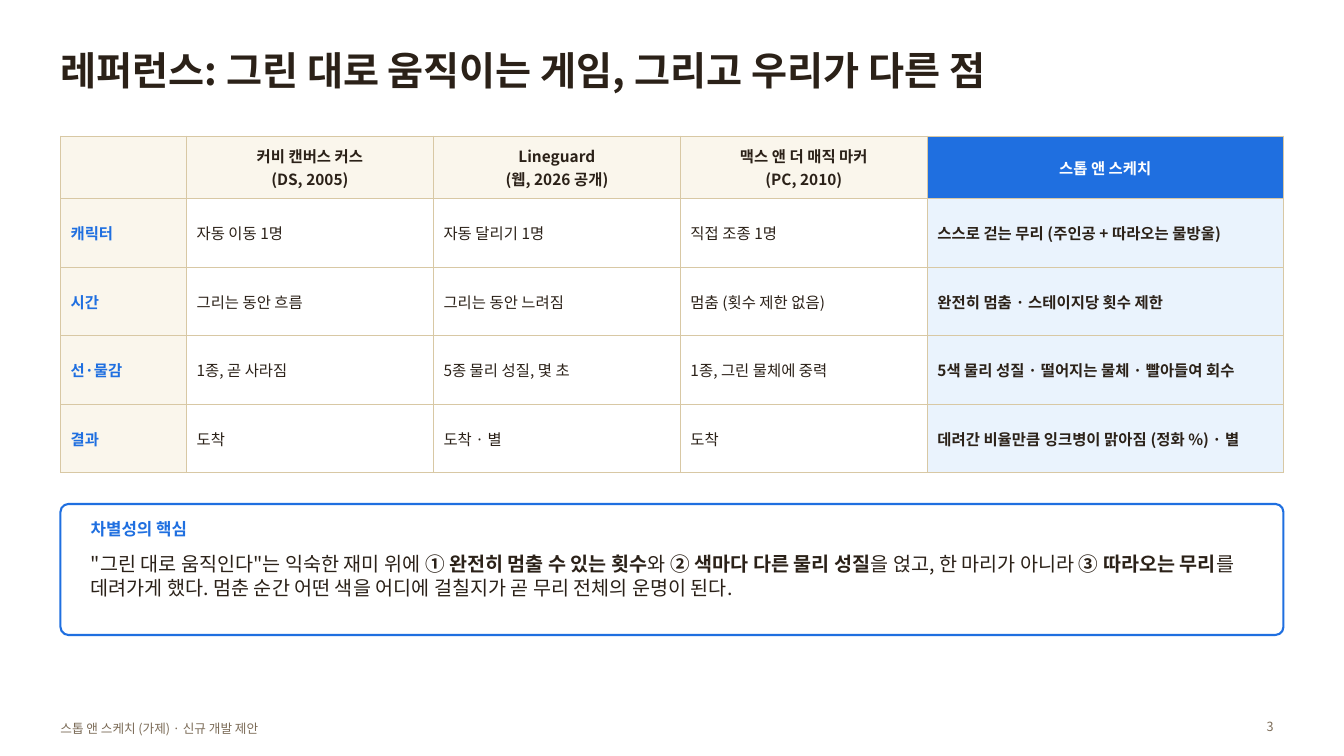
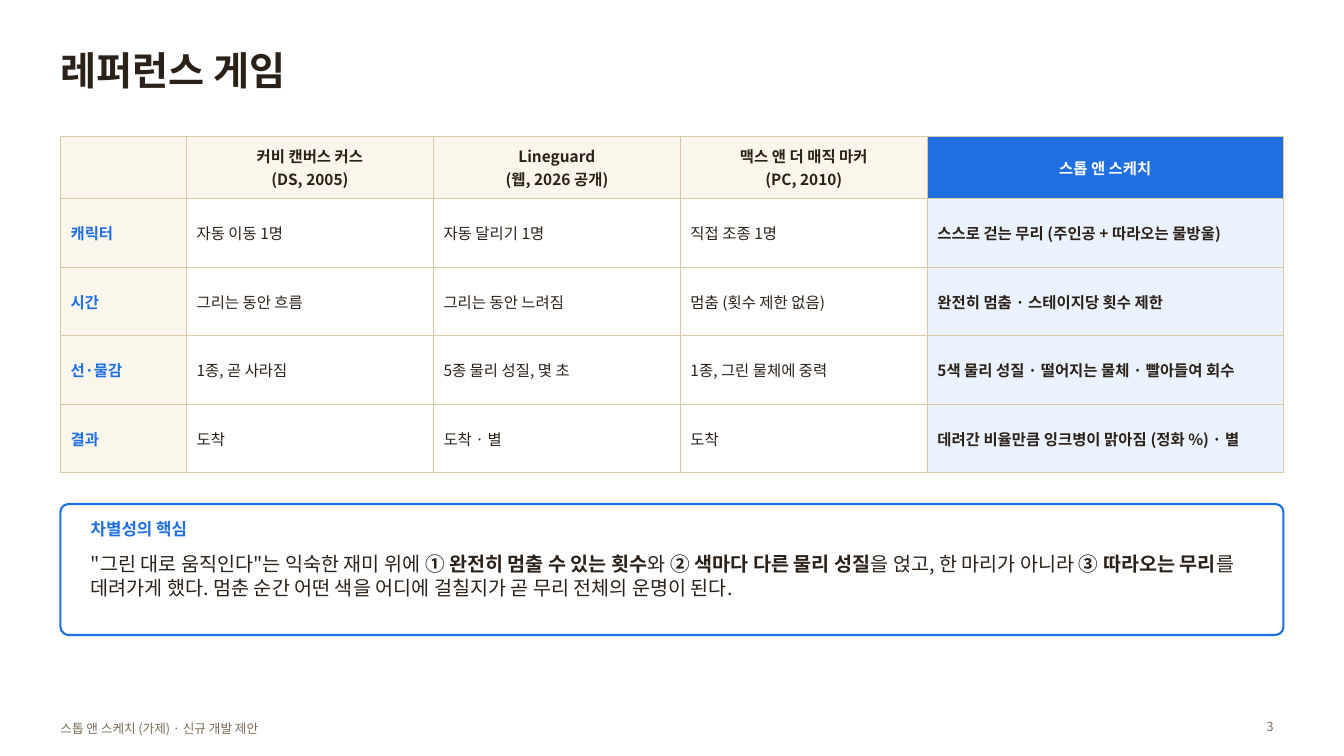
Before and after one commit to willy9068/Stop-Sketch, a slide deck: slide 3 of 스톱앤스케치_제안서.pptx. Drawn at 1344x756 pixels with LibreOffice and Linux fonts; fonts in the diff are those of the drawing. Boxes give left, top, right and bottom in pixels: in the first picture for what was removed or moved away, otherwise in the second. Text is boxed around its words. In the diff, an @@ line names an element or a change of style, - is before the commit and + after.

```diff
--- a/스톱앤스케치_제안서.pptx
+++ b/스톱앤스케치_제안서.pptx
@@ title at <box>60,52,285,89</box>: text changed @@
-레퍼런스: 그린 대로 움직이는 게임, 그리고 우리가 다른 점
+레퍼런스 게임
```
Also in this commit, not shown: 2 other slides changed, 21 other files.
